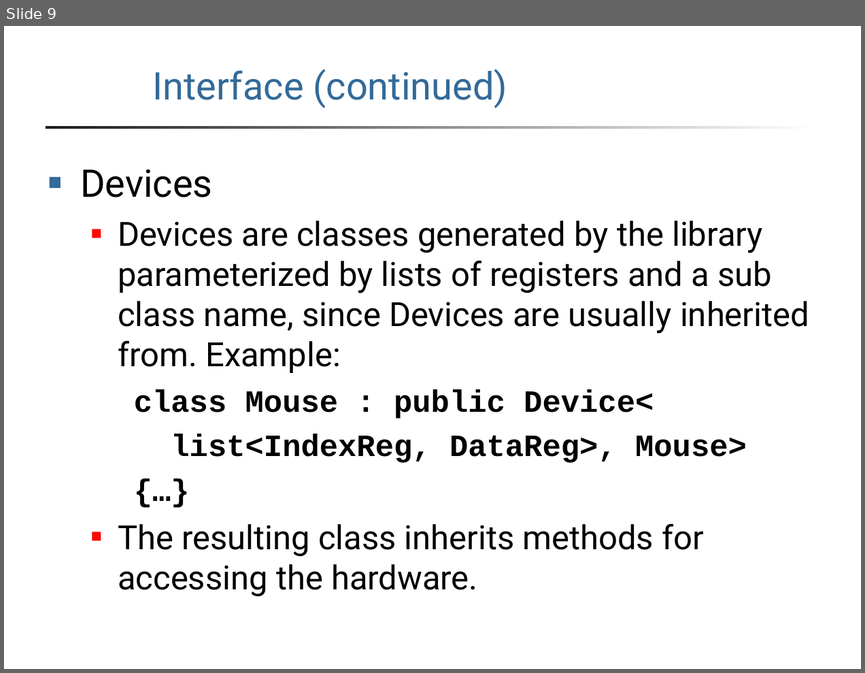
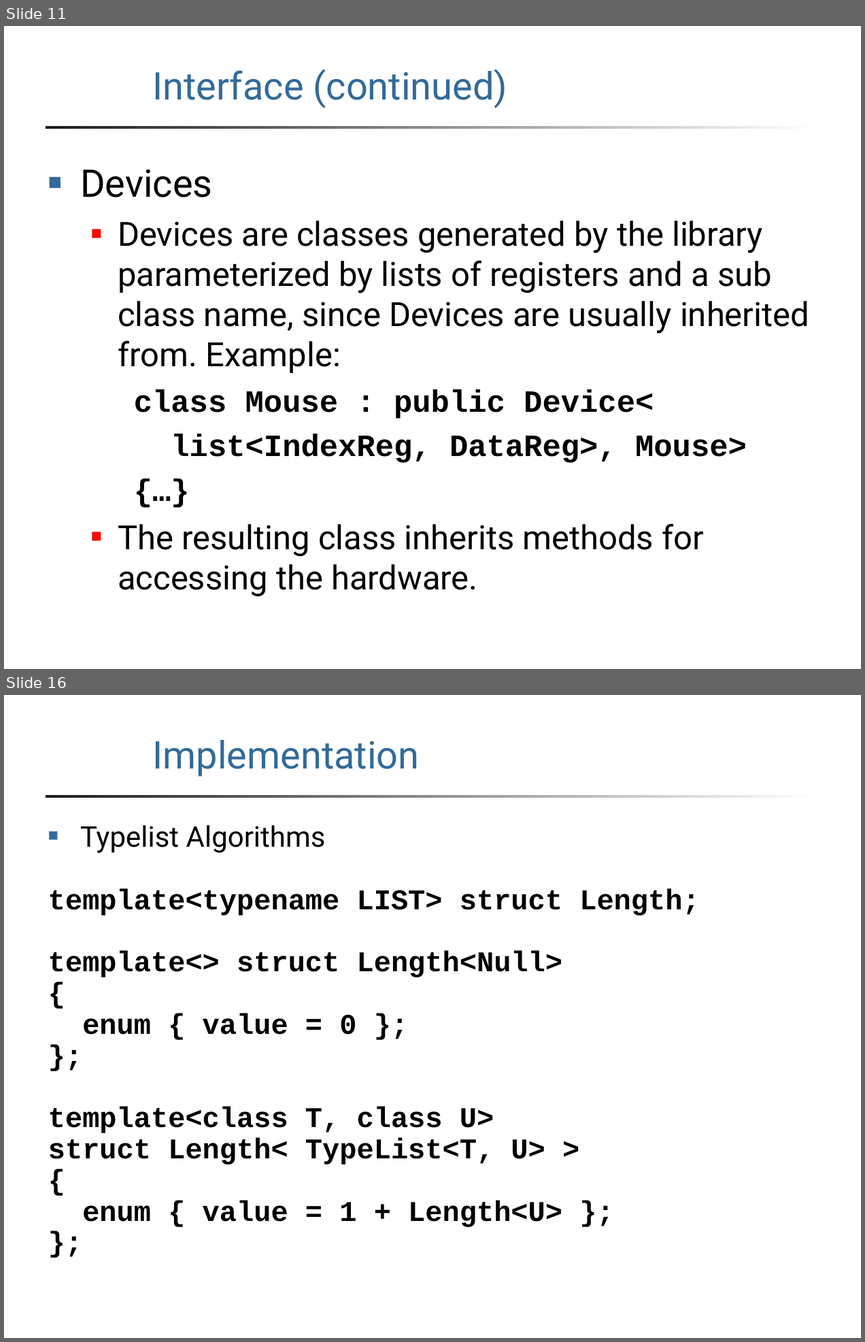
Before and after one commit to ryanofsky/device, a slide deck: report/slides.ppt. Shown one above the other, each under a label of ours: slide 9 before the commit, slides 11 and 16 after it; the slides between them are not shown. The pictures are 865x673 and 865x1342 pixels, drawn with LibreOffice and Linux fonts; fonts in the diff are those of the drawing; background and template pictures are left out. Boxes give left, top, right and bottom in pixels: in the first picture for what was removed or moved away, otherwise in the second. Text is boxed around its words. In the diff, an @@ line names an element or a change of style, - is before the commit and + after.

```diff
--- a/report/slides.ppt
+++ b/report/slides.ppt
@@ slide 16 added at (4, 695, 861, 1338), background #FFFFFF; not listed: 1 template element that a slide beside it also shows @@
@@ title added at (152, 740, 419, 777), 32 pt, text #336A99 @@
+Implementation
@@ text added at (48, 825, 699, 1227), 24 pt, text #000000, bold @@
+■ Typelist Algorithms
+template<typename LIST> struct Length;
+template<> struct Length<Null>
+{
+enum { value = 0 };
+};
+template<class T, class U>
+struct Length< TypeList<T, U> >
+{
+enum { value = 1 + Length<U> };
+};
@@ what was slide 9 is now slide 11 @@
```
Also in this commit, not shown: 2 slides changed, 6 other slides added.
